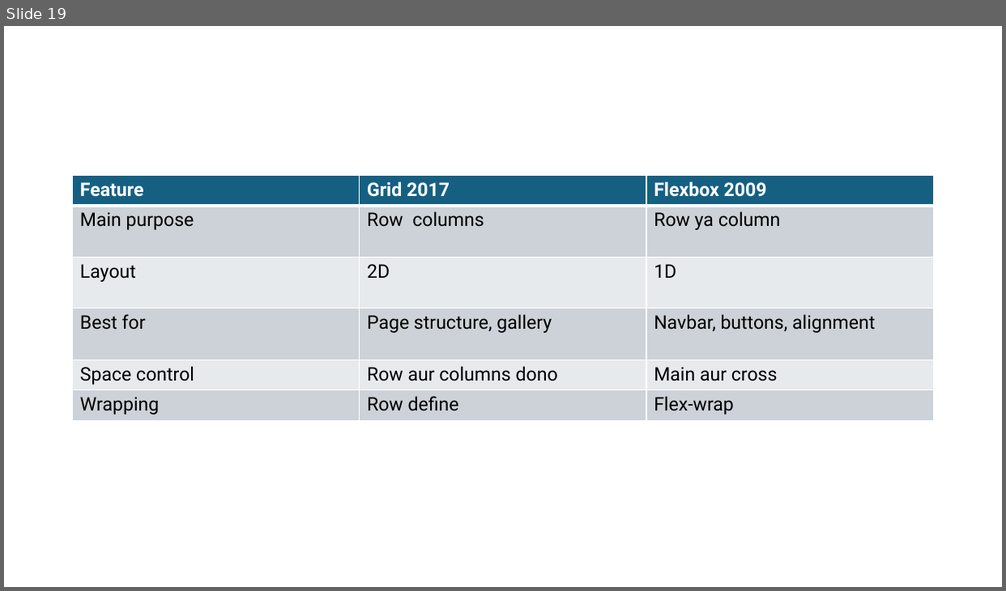
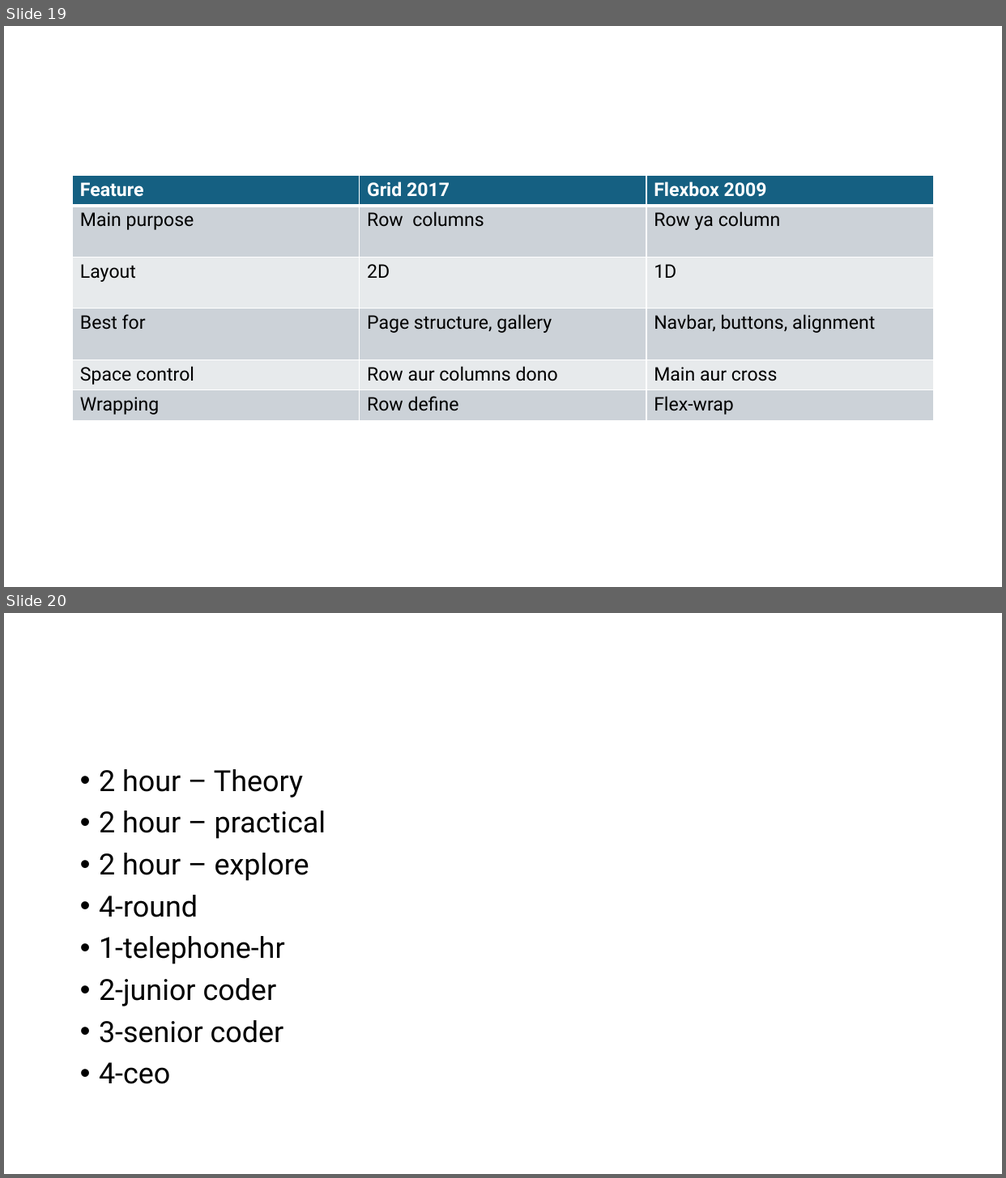
Before and after one commit to PiyushChaturvedii/batch07, a slide deck: day03.pptx. Shown one above the other, each under a label of ours: slide 19 before the commit, slides 19 and 20 after it. The pictures are 1006x591 and 1006x1178 pixels, drawn with LibreOffice and Linux fonts; fonts in the diff are those of the drawing. Boxes give left, top, right and bottom in pixels: in the first picture for what was removed or moved away, otherwise in the second. Text is boxed around its words. In the diff, an @@ line names an element or a change of style, - is before the commit and + after.

Commit message:
intro

```diff
--- a/day03.pptx
+++ b/day03.pptx
@@ slide 20 added at (4,613,1002,1174), background #FFFFFF @@
@@ text added at (99,769,326,1084), 28 pt, text #000000 @@
+• 2 hour – Theory
+• 2 hour – practical
+• 2 hour – explore
+• 4-round
+• 1-telephone-hr
+• 2-junior coder
+• 3-senior coder
+• 4-ceo
```
